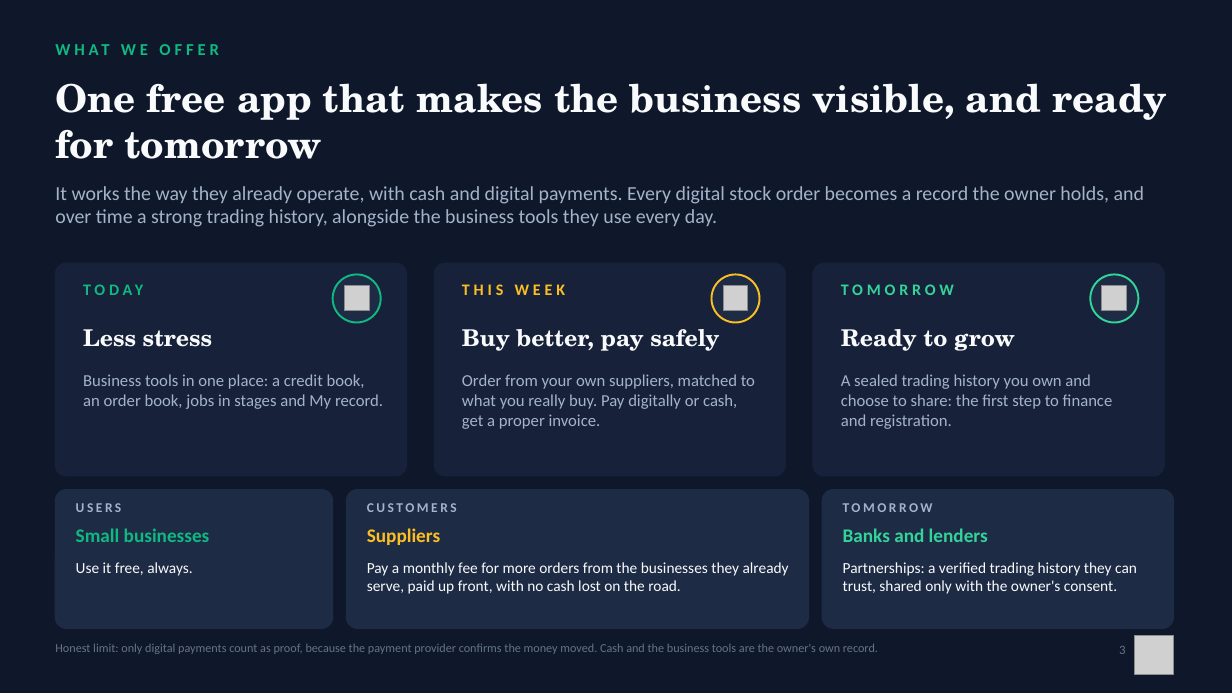
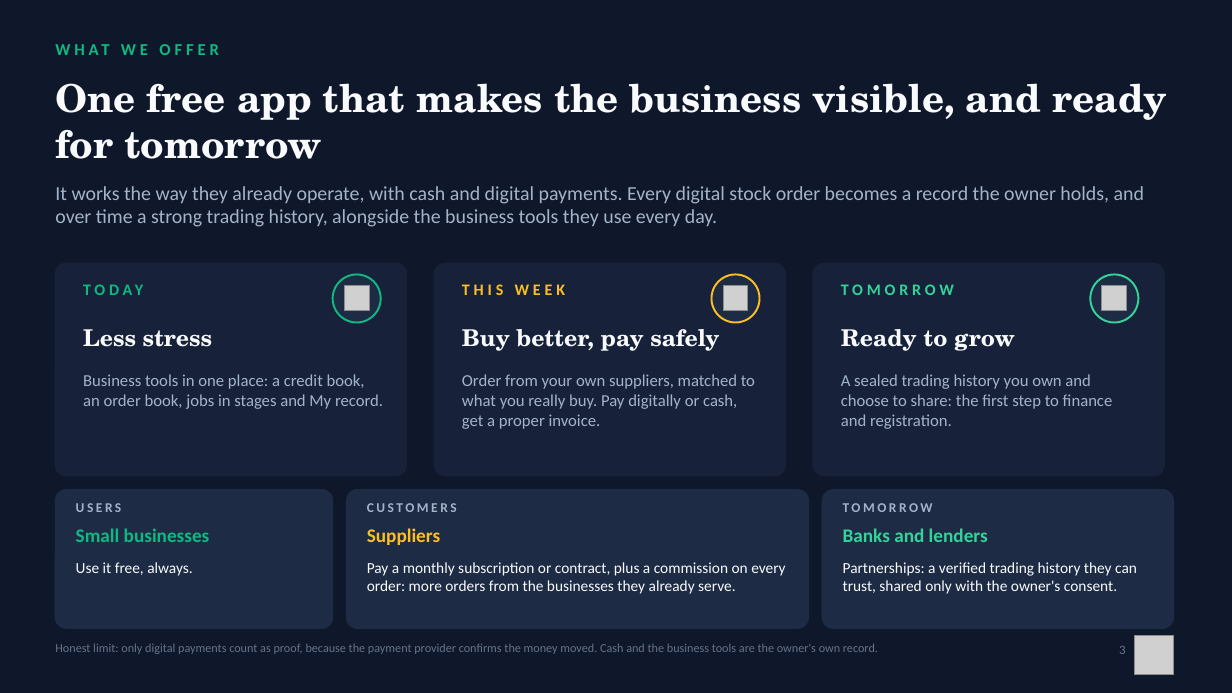
Before and after one commit to Mandla78/KasiFlow, a slide deck: slide 3 of docs/submission/05_final_submission/Akayza_Pitch_TeamPR.pptx. Drawn at 1232x693 pixels with LibreOffice and Linux fonts; fonts in the diff are those of the drawing; grey boxes stand for pictures. Boxes give left, top, right and bottom in pixels: in the first picture for what was removed or moved away, otherwise in the second. Text is boxed around its words. In the diff, an @@ line names an element or a change of style, - is before the commit and + after.

```diff
--- a/docs/submission/05_final_submission/Akayza_Pitch_TeamPR.pptx
+++ b/docs/submission/05_final_submission/Akayza_Pitch_TeamPR.pptx
@@ text at (367,562,785,594): text changed @@
-Pay a monthly fee for more orders from the businesses they already serve, paid up front, with no cash lost on the road.
+Pay a monthly subscription or contract, plus a commission on every order: more orders from the businesses they already serve.
```
Also in this commit, not shown: 1 other slide changed, 1 other file.
